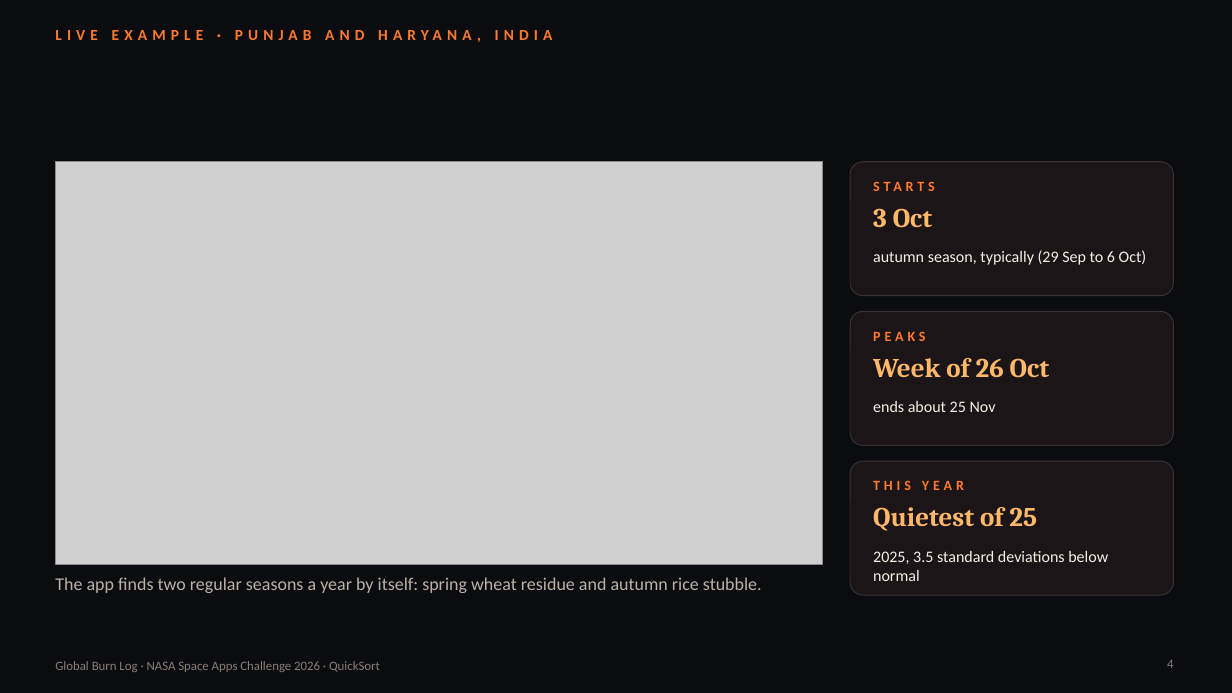
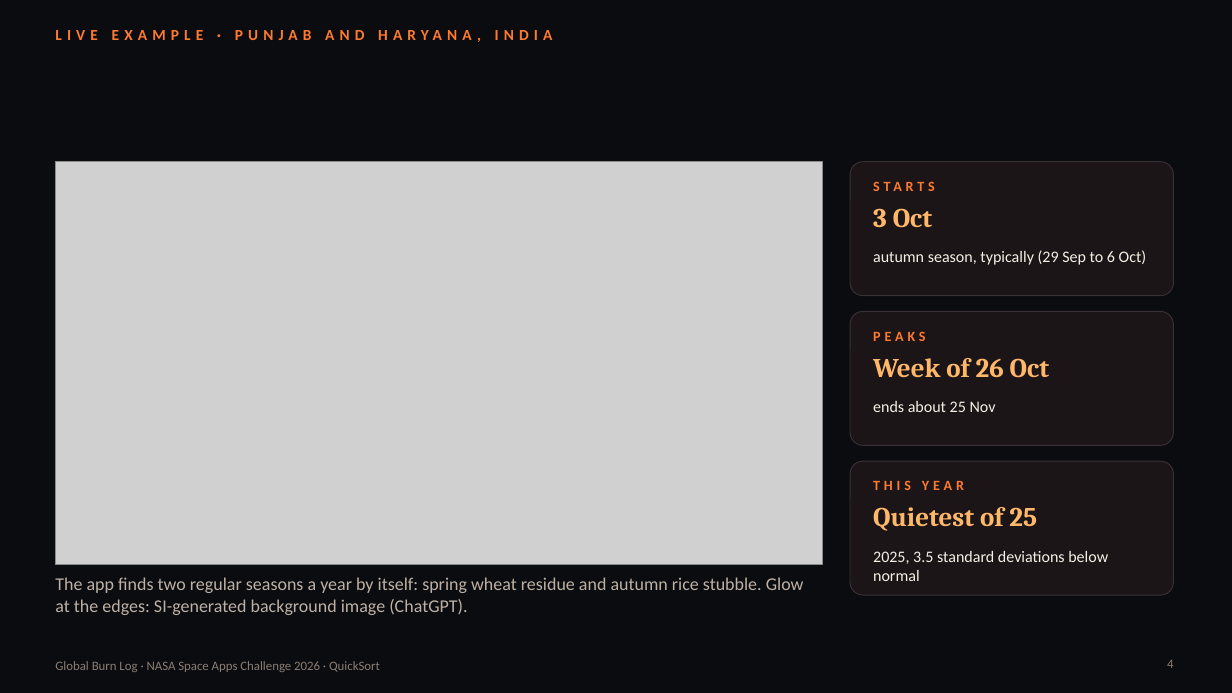
Before and after one commit to suvanwit25100-rgb/NASA-Space-Apps, a slide deck: slide 4 of docs/Global_Burn_Log_Demo_Slides.pptx. Drawn at 1232x693 pixels with LibreOffice and Linux fonts; fonts in the diff are those of the drawing; grey boxes stand for pictures. Boxes give left, top, right and bottom in pixels: in the first picture for what was removed or moved away, otherwise in the second. Text is boxed around its words. In the diff, an @@ line names an element or a change of style, - is before the commit and + after.

```diff
--- a/docs/Global_Burn_Log_Demo_Slides.pptx
+++ b/docs/Global_Burn_Log_Demo_Slides.pptx
@@ text at (x1=55, y1=577, x2=804, y2=615): text changed @@
-The app finds two regular seasons a year by itself: spring wheat residue and autumn rice stubble.
+The app finds two regular seasons a year by itself: spring wheat residue and autumn rice stubble. Glow at the edges: SI-generated background image (ChatGPT).
```
Also in this commit, not shown: 2 other slides changed, 8 other files.
